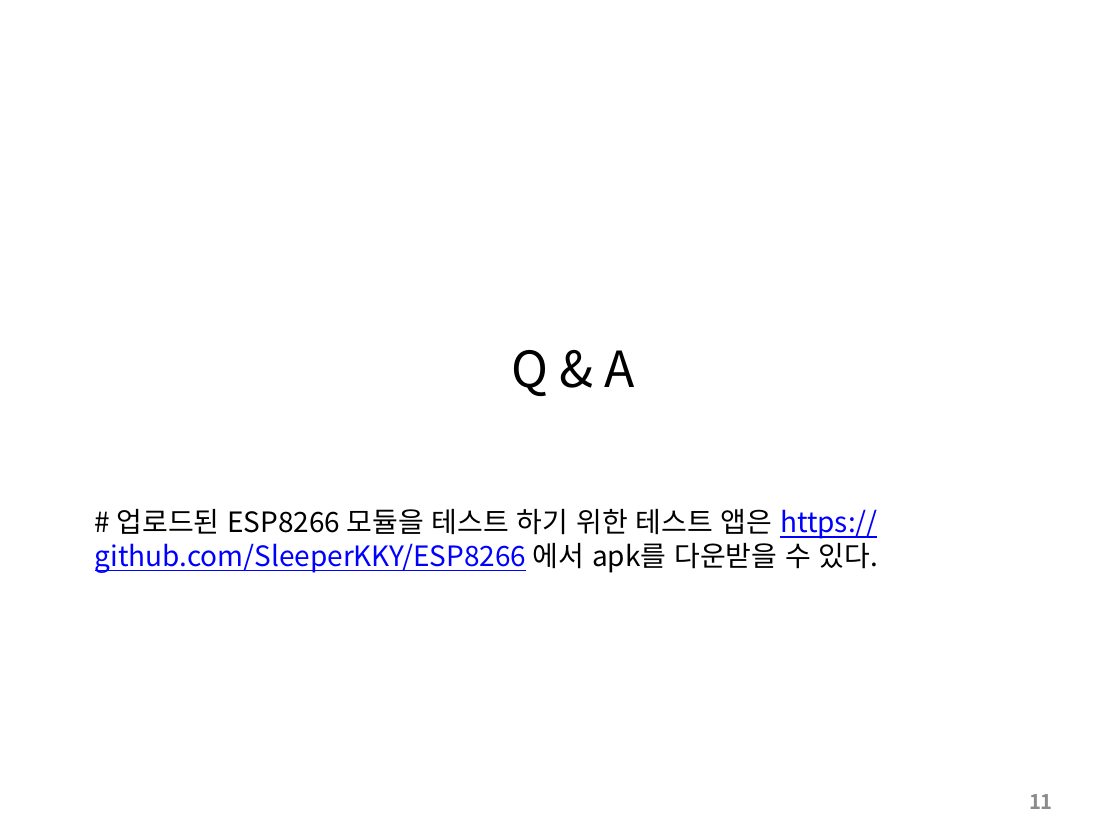
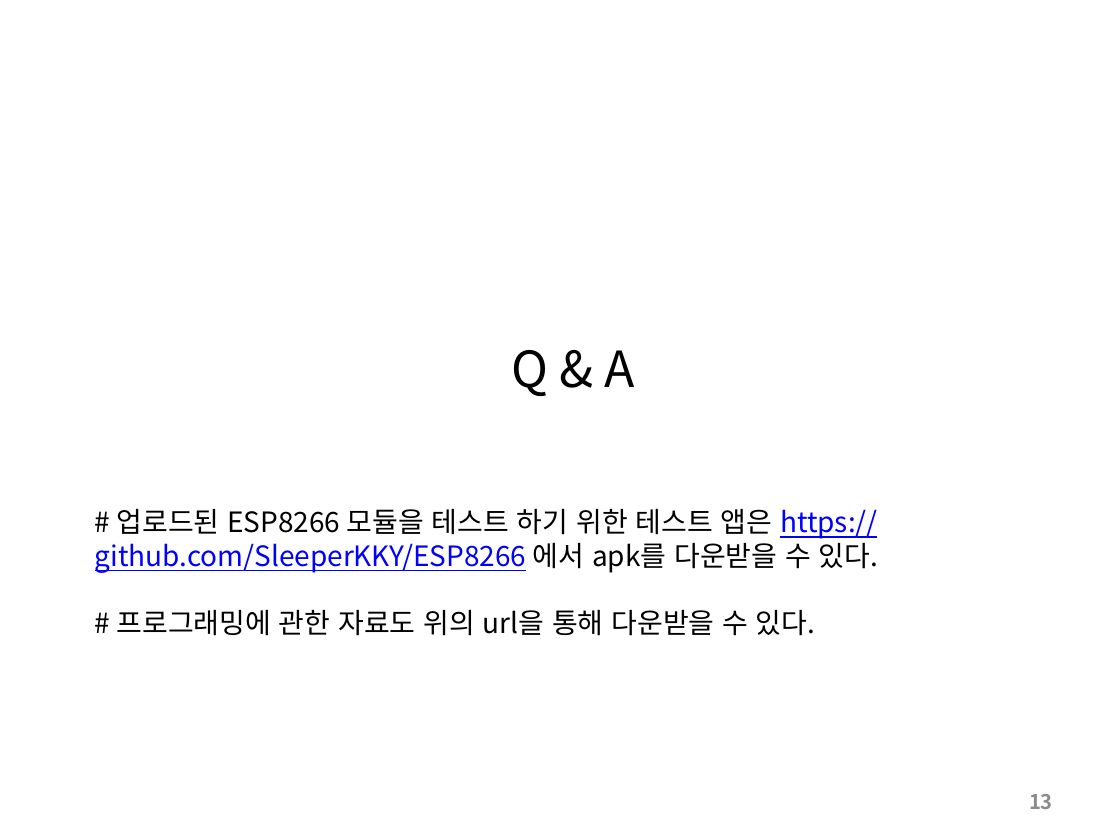
Before and after one commit to SleeperKKY/ESP8266, a slide deck: slide 13 of ESP8266 Direct Coding.pptx (slide 11 before the commit). Drawn at 1120x840 pixels with LibreOffice and Linux fonts; fonts in the diff are those of the drawing. Boxes give left, top, right and bottom in pixels: in the first picture for what was removed or moved away, otherwise in the second. Text is boxed around its words. In the diff, an @@ line names an element or a change of style, - is before the commit and + after.

```diff
--- a/ESP8266 Direct Coding.pptx
+++ b/ESP8266 Direct Coding.pptx
@@ text at [117,610,815,636]: paragraph added @@
+# 프로그래밍에 관한 자료도 위의 url을 통해 다운받을 수 있다.
@@ page number at [1029,794,1053,809]: text changed @@
-11
+13
```
Also in this commit, not shown: 5 other slides changed, 2 slides added.
